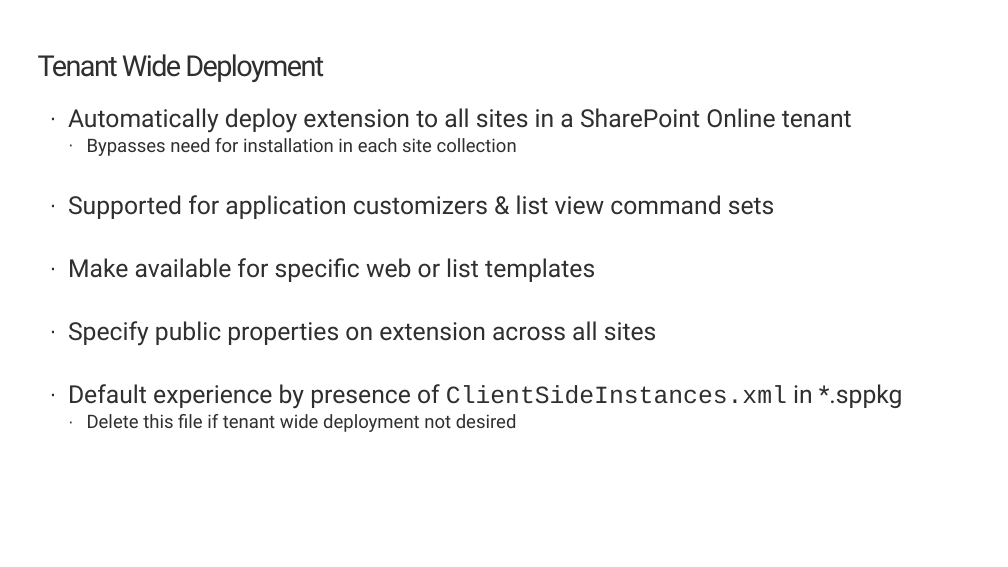
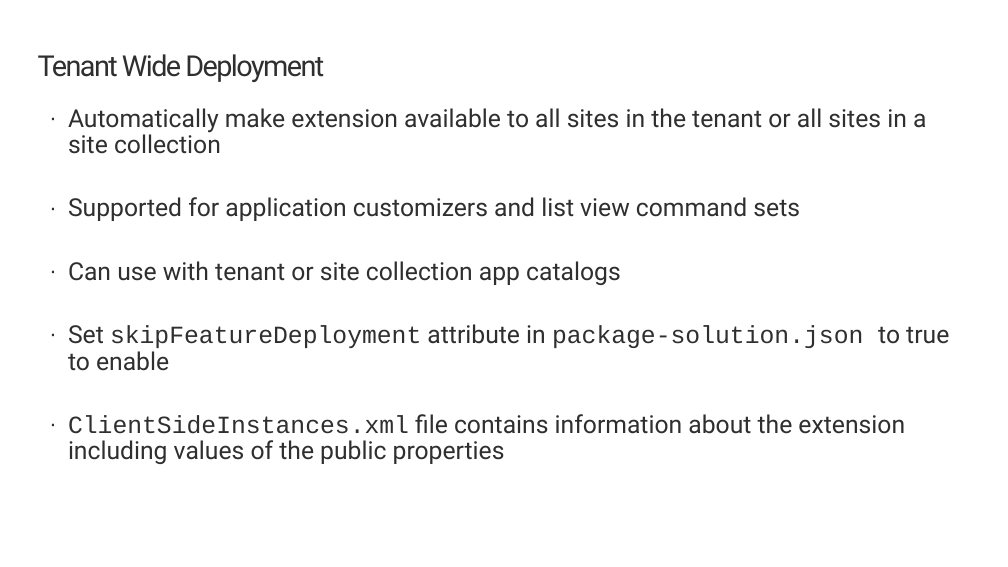
Before and after one commit to SharePoint/sp-dev-training-spfx-extensions, a slide deck: slide 11 of 01 into+appcustomizer.pptx. Drawn at 1008x567 pixels with LibreOffice and Linux fonts; fonts in the diff are those of the drawing; background and template pictures are left out. Boxes give left, top, right and bottom in pixels: in the first picture for what was removed or moved away, otherwise in the second. Text is boxed around its words. In the diff, an @@ line names an element or a change of style, - is before the commit and + after.

```diff
--- a/01 into+appcustomizer.pptx
+++ b/01 into+appcustomizer.pptx
@@ text at (x1=68, y1=108, x2=949, y2=464): text changed @@
-· Automatically deploy extension to all sites in a SharePoint Online tenant
-  · Bypasses need for installation in each site collection
-· Supported for application customizers & list view command sets
-· Make available for specific web or list templates
-· Specify public properties on extension across all sites
-· Default experience by presence of ClientSideInstances.xml in *.sppkg
-  · Delete this file if tenant wide deployment not desired
+· Automatically make extension available to all sites in the tenant or all sites in a site collection
+· Supported for application customizers and list view command sets
+· Can use with tenant or site collection app catalogs
+· Set skipFeatureDeployment attribute in package-solution.json to true to enable
+· ClientSideInstances.xml file contains information about the extension including values of the public properties
```
Also in this commit, not shown: 3 other slides changed, 1 slide added, 25 other files.
